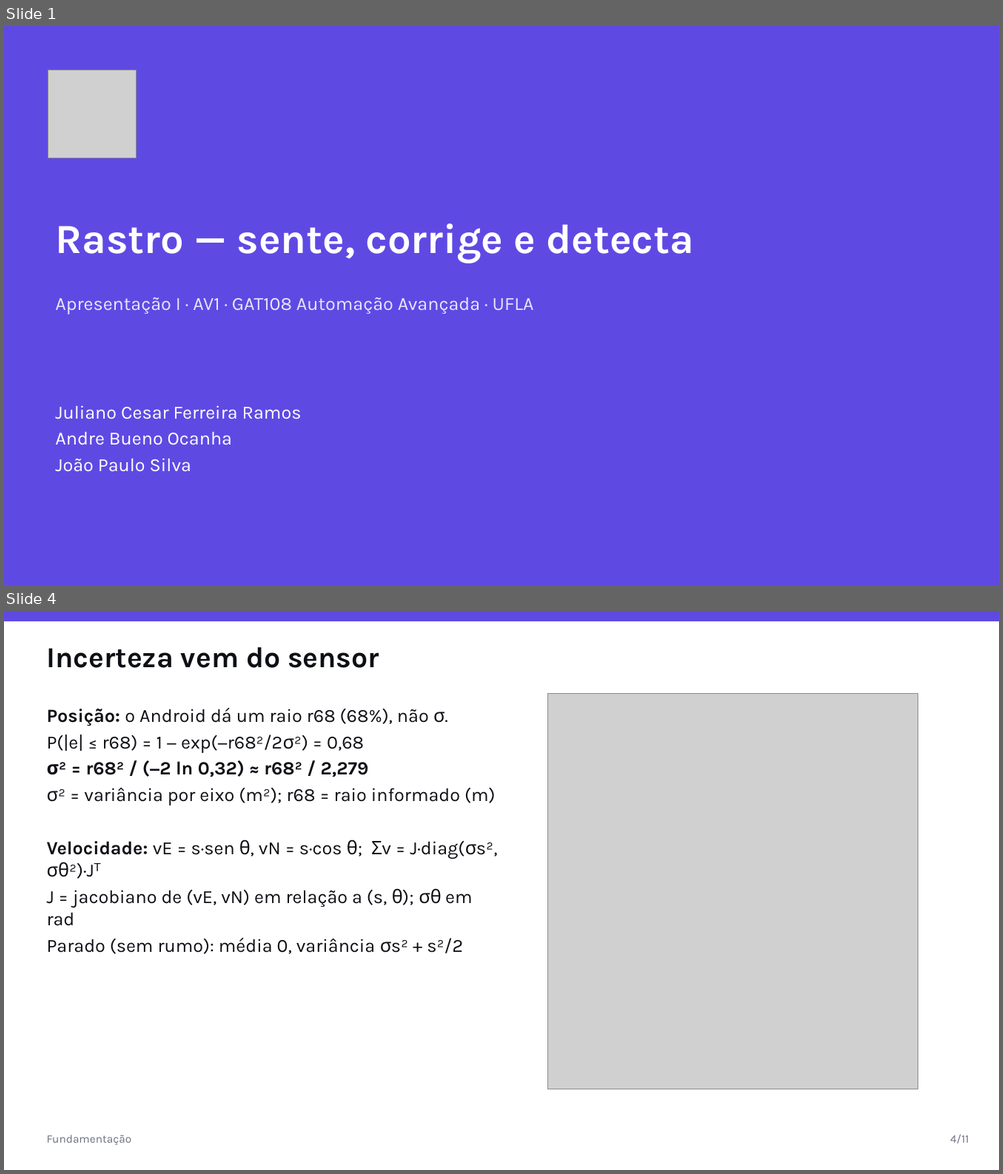
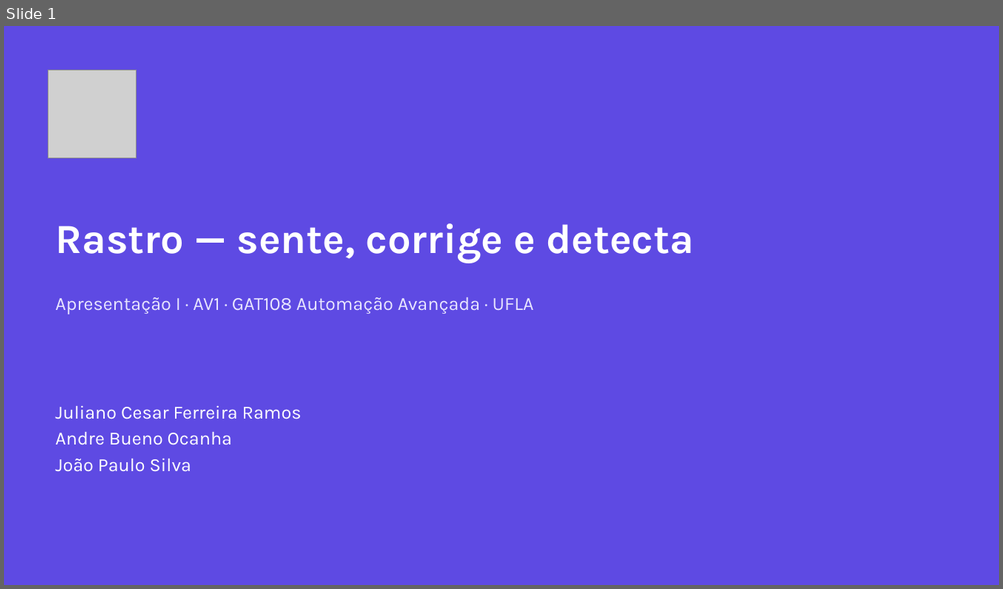
Before and after one commit to AlphaFNTZ/rastro, a slide deck: docs/presentations/apresentacao_I_AV1.pptx. Shown one above the other, each under a label of ours: slides 1 and 4 before the commit, slide 1 after it; the slides between them are not shown. The pictures are 1003x1174 and 1003x589 pixels, drawn with LibreOffice and Linux fonts; fonts in the diff are those of the drawing; grey boxes stand for pictures. Boxes give left, top, right and bottom in pixels: in the first picture for what was removed or moved away, otherwise in the second. Text is boxed around its words. In the diff, an @@ line names an element or a change of style, - is before the commit and + after.

Commit message:
docs(presentations): reestilizacao dos slides 3, 4 e 7

```diff
--- a/docs/presentations/apresentacao_I_AV1.pptx
+++ b/docs/presentations/apresentacao_I_AV1.pptx
@@ slide 4 removed at (4, 611, 999, 1170), background #FFFFFF @@
@@ rectangle removed at (4, 611, 999, 621) @@
@@ text removed at (47, 647, 379, 668) @@
-Incerteza vem do sensor
@@ picture removed at (547, 693, 917, 1089) @@
@@ text removed at (47, 708, 495, 954) @@
-Posição: o Android dá um raio r68 (68%), não σ.
-P(|e| ≤ r68) = 1 − exp(−r68²/2σ²) = 0,68
-σ² = r68² / (−2 ln 0,32) ≈ r68² / 2,279
-σ² = variância por eixo (m²); r68 = raio informado (m)
-Velocidade: vE = s·sen θ, vN = s·cos θ; Σv = J·diag(σs², σθ²)·Jᵀ
-J = jacobiano de (vE, vN) em relação a (s, θ); σθ em rad
-Parado (sem rumo): média 0, variância σs² + s²/2
@@ text removed at (47, 1135, 132, 1145) @@
-Fundamentação
@@ text removed at (950, 1135, 968, 1144) @@
-4/11
```
Also in this commit, not shown: 7 slides changed, 3 slides added, 2 other slides removed, 1 other file.
